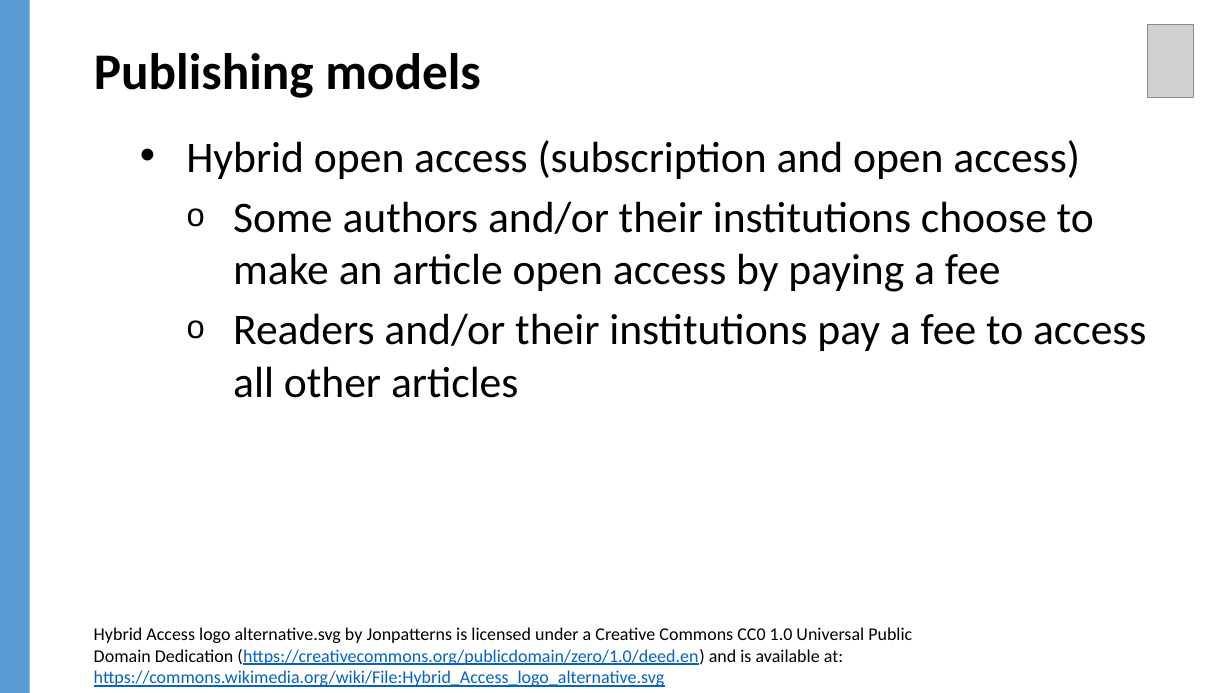
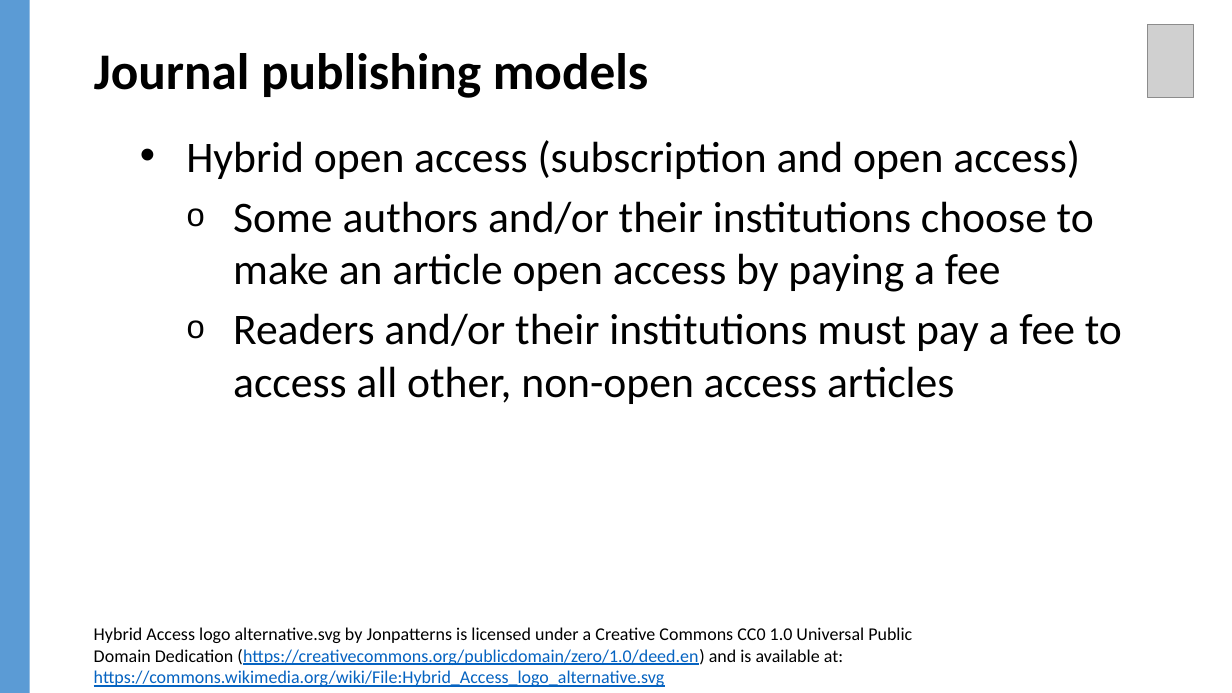
Before and after one commit to jylisadoney/jylisadoney.github.io, a slide deck: slide 14 of media/JylisaDoney_ACRL-ScholarlyCommunicationsCookbook_KeyIngredients.pptx. Drawn at 1232x693 pixels with LibreOffice and Linux fonts; fonts in the diff are those of the drawing; grey boxes stand for pictures; background and template pictures are left out. Boxes give left, top, right and bottom in pixels: in the first picture for what was removed or moved away, otherwise in the second. Text is boxed around its words. In the diff, an @@ line names an element or a change of style, - is before the commit and + after.

```diff
--- a/media/JylisaDoney_ACRL-ScholarlyCommunicationsCookbook_KeyIngredients.pptx
+++ b/media/JylisaDoney_ACRL-ScholarlyCommunicationsCookbook_KeyIngredients.pptx
@@ title at [94, 53, 649, 98]: text changed @@
-Publishing models
+Journal publishing models
@@ text at [233, 313, 1122, 404]: text changed @@
-  o Readers and/or their institutions pay a fee to access all other articles
+  o Readers and/or their institutions must pay a fee to access all other, non-open access articles
```
Also in this commit, not shown: 23 other slides changed, 1 other file.
